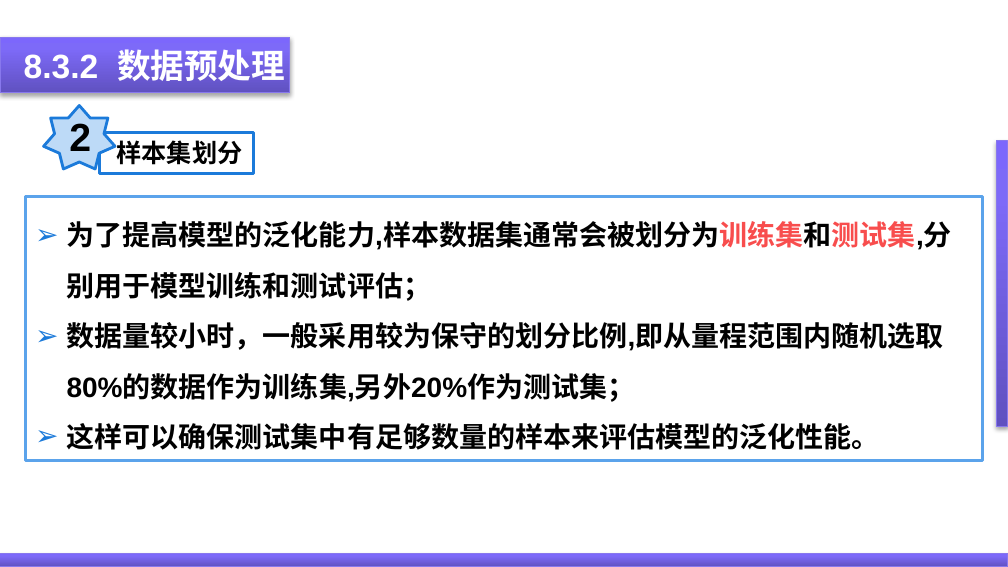
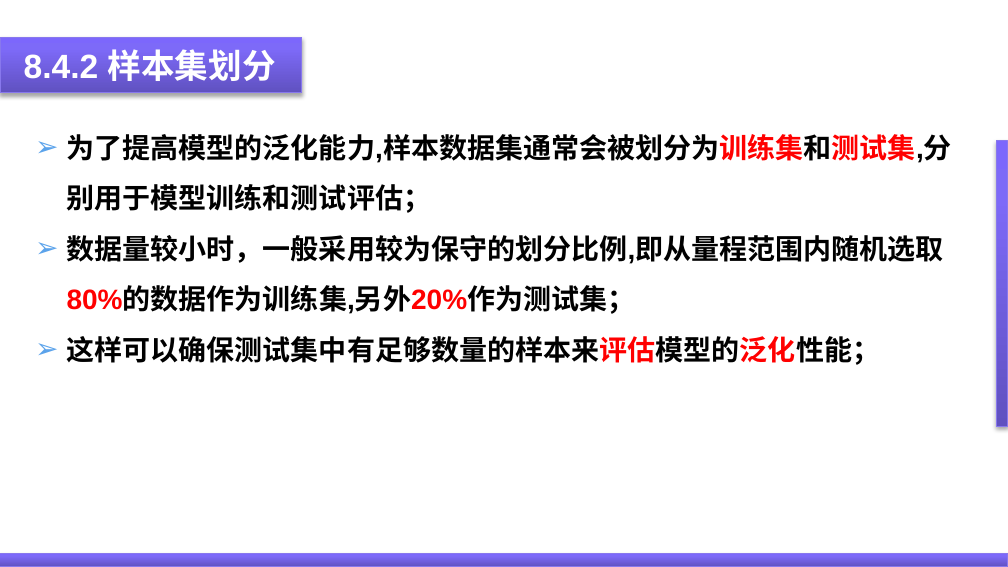
Before and after one commit to ygydq/zncgqjssg, a slide deck: slide 29 of PPT/第8章 神经网络及其在智能传感器系统中的应用.pptx (slide 32 before the commit). Drawn at 1008x567 pixels with LibreOffice and Linux fonts; fonts in the diff are those of the drawing. Boxes give left, top, right and bottom in pixels: in the first picture for what was removed or moved away, otherwise in the second. Text is boxed around its words. In the diff, an @@ line names an element or a change of style, - is before the commit and + after.

```diff
--- a/PPT/第8章 神经网络及其在智能传感器系统中的应用.pptx
+++ b/PPT/第8章 神经网络及其在智能传感器系统中的应用.pptx
@@ rectangle: place and size @@
-rectangle at (0, 37, 289, 93)
+rectangle at (0, 37, 301, 93)
@@ text at (24, 49, 276, 87): text changed @@
-8.3.2 数据预处理
+8.4.2 样本集划分
@@ text "为了提高模型的泛化能力,样本数据集通常会被划分为训练集和测试集,分别用于模型训练和测试评估；": place and size @@
-text "为了提高模型的泛化能力,样本数据集通常会被划分为训练集和测试集,分别用于模型训练和测试评估；" at (25, 197, 983, 462)
+text "为了提高模型的泛化能力,样本数据集通常会被划分为训练集和测试集,分别用于模型训练和测试评估；" at (67, 134, 952, 365)
@@ text "为了提高模型的泛化能力,样本数据集通常会被划分为训练集和测试集,分别用于模型训练和测试评估；" at (67, 134, 952, 365): fill #FFFFFF to none; outline #5BA3EB 2 pt to none @@
@@ star removed at (43, 106, 115, 169) @@
-2
@@ text at (67, 134, 952, 314): text colour #F84D4D to #FF0000 in "为了提高模型的泛化能力,样本数据集通常会被划分为训练集和测试集,分别用于模型训练和测试评估；"; text colour #000000 to #FF0000 in "数据量较小时，一般采用较为保守的划分比例,即从量程范围内随机选取80%的数据作为训练集,另外20%作为测试集；"; bullet colour #1B7ADA to #5BA3EB @@
@@ rectangle removed at (99, 133, 254, 173) @@
-样本集划分
@@ text at (67, 336, 881, 365): text changed @@
-➢ 这样可以确保测试集中有足够数量的样本来评估模型的泛化性能。
+➢ 这样可以确保测试集中有足够数量的样本来评估模型的泛化性能；
```
Also in this commit, not shown: 19 other slides changed, 9 slides added, 7 slides removed.
